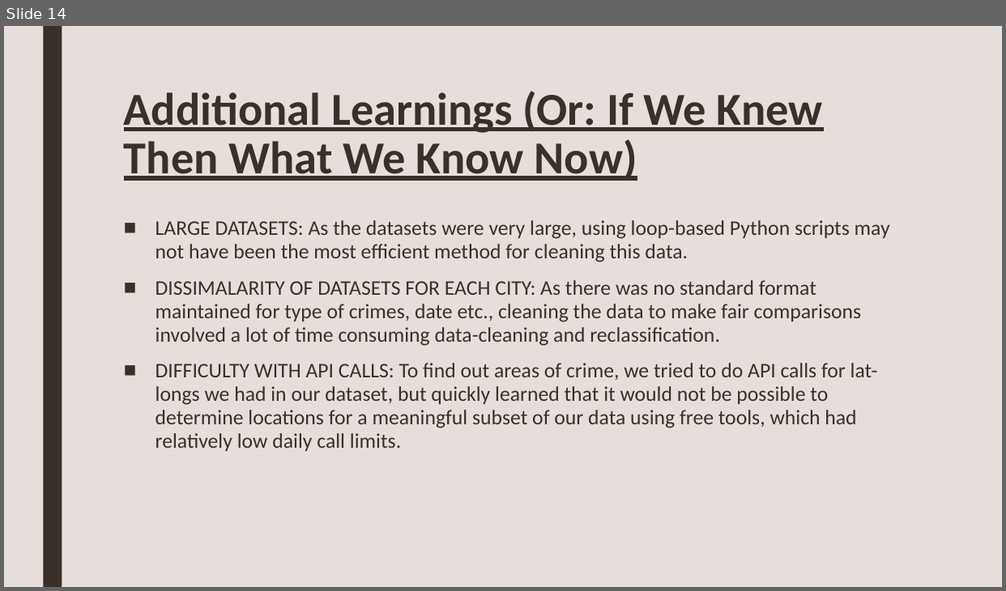
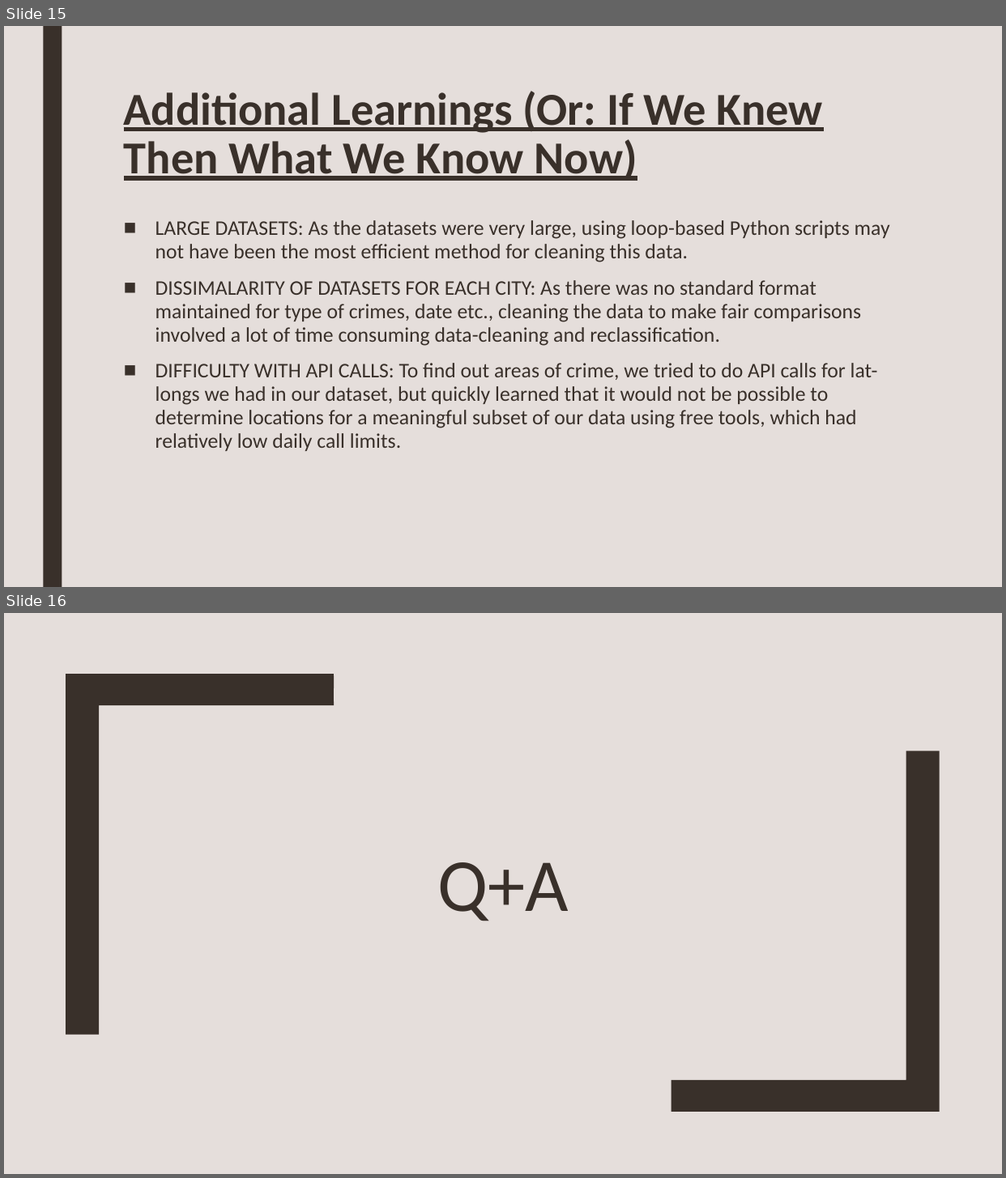
Before and after one commit to tcbrekke/boot-camp-project-1, a slide deck: Project 1 Presentation - 1745/Crime Analysis 1745.pptx. Shown one above the other, each under a label of ours: slide 14 before the commit, slides 15 and 16 after it. The pictures are 1006x591 and 1006x1178 pixels, drawn with LibreOffice and Linux fonts; fonts in the diff are those of the drawing. Boxes give left, top, right and bottom in pixels: in the first picture for what was removed or moved away, otherwise in the second. Text is boxed around its words. In the diff, an @@ line names an element or a change of style, - is before the commit and + after.

```diff
--- a/Project 1 Presentation - 1745/Crime Analysis 1745.pptx
+++ b/Project 1 Presentation - 1745/Crime Analysis 1745.pptx
@@ slide 16 added at [4,613,1002,1174], background #E5DEDB @@
@@ freeform shape added at [66,674,334,1034], fill #39302A @@
@@ freeform shape added at [671,751,940,1112], fill #39302A @@
@@ title added at [437,862,569,921], 72 pt, text #39302A @@
+Q+A
@@ what was slide 14 is now slide 15 @@
```
Also in this commit, not shown: 1 slide changed, 1 other slide added, 2 slides removed.
